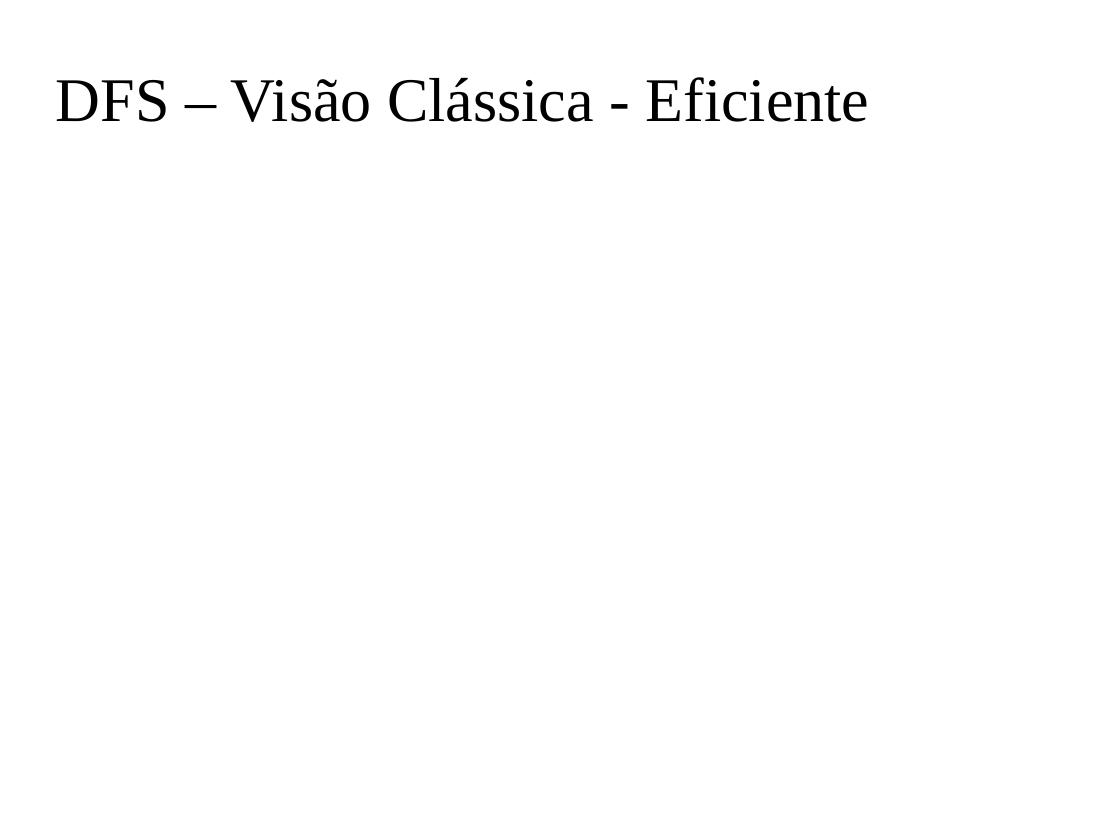
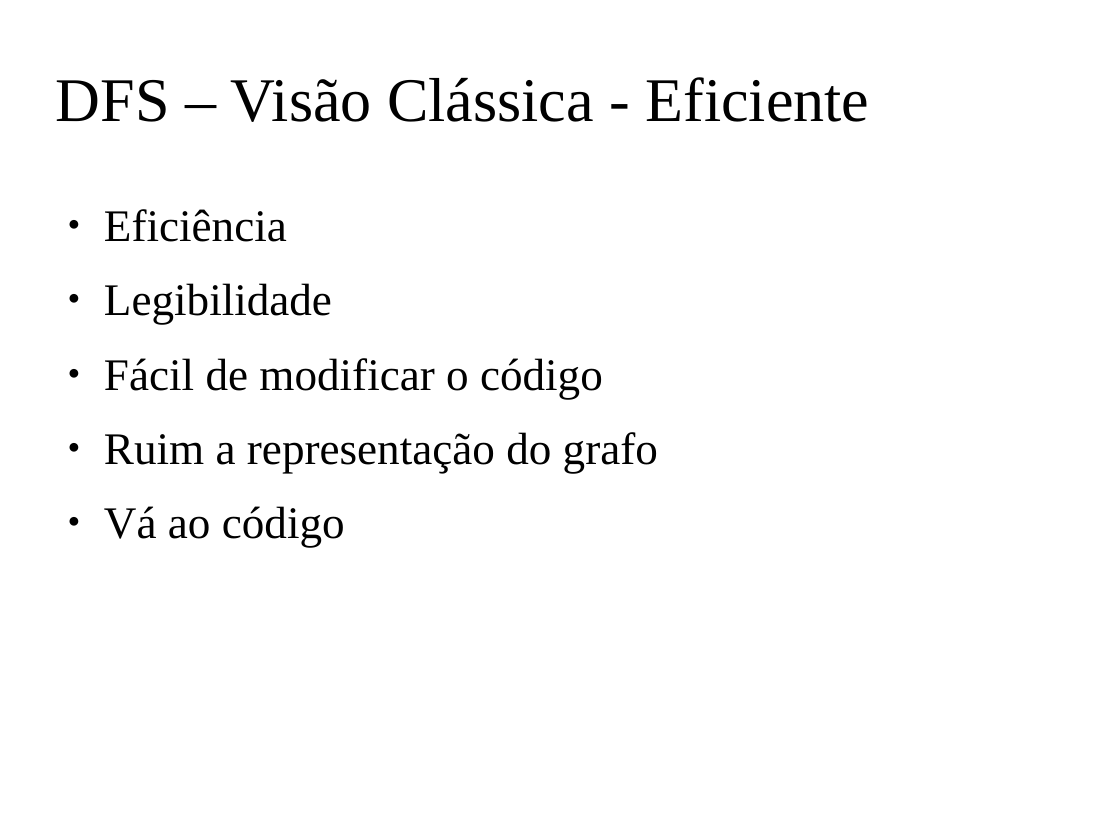
Before and after one commit to claudiosa/CCS, a slide deck: slide 10 of picat/YOUTUBE_dfs_jupyter_picat/slides_picat_jupyter_dfs.odp (slide 9 before the commit). Drawn at 1120x840 pixels with LibreOffice and Linux fonts; fonts in the diff are those of the drawing; background and template pictures are left out. Boxes give left, top, right and bottom in pixels: in the first picture for what was removed or moved away, otherwise in the second. Text is boxed around its words. In the diff, an @@ line names an element or a change of style, - is before the commit and + after.

```diff
--- a/picat/YOUTUBE_dfs_jupyter_picat/slides_picat_jupyter_dfs.odp
+++ b/picat/YOUTUBE_dfs_jupyter_picat/slides_picat_jupyter_dfs.odp
@@ text added at [104,209,658,547], 32 pt, text #000000 @@
+● Eficiência
+● Legibilidade
+● Fácil de modificar o código
+● Ruim a representação do grafo
+● Vá ao código
```
Also in this commit, not shown: 5 other slides changed, 7 slides added, 13 slides removed, 20 other files.
